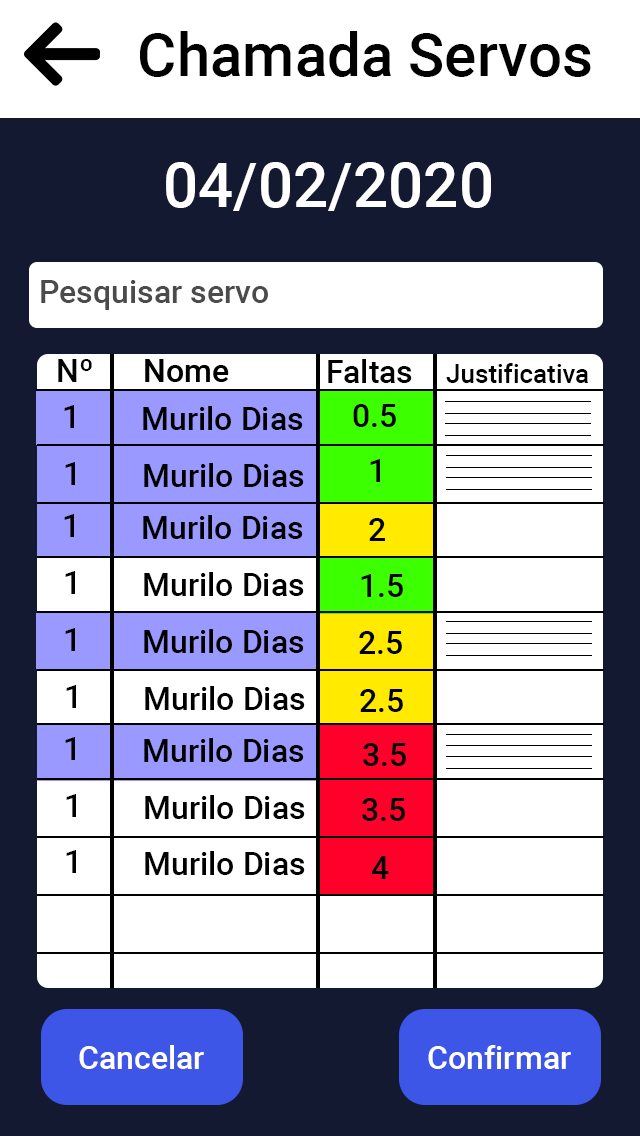
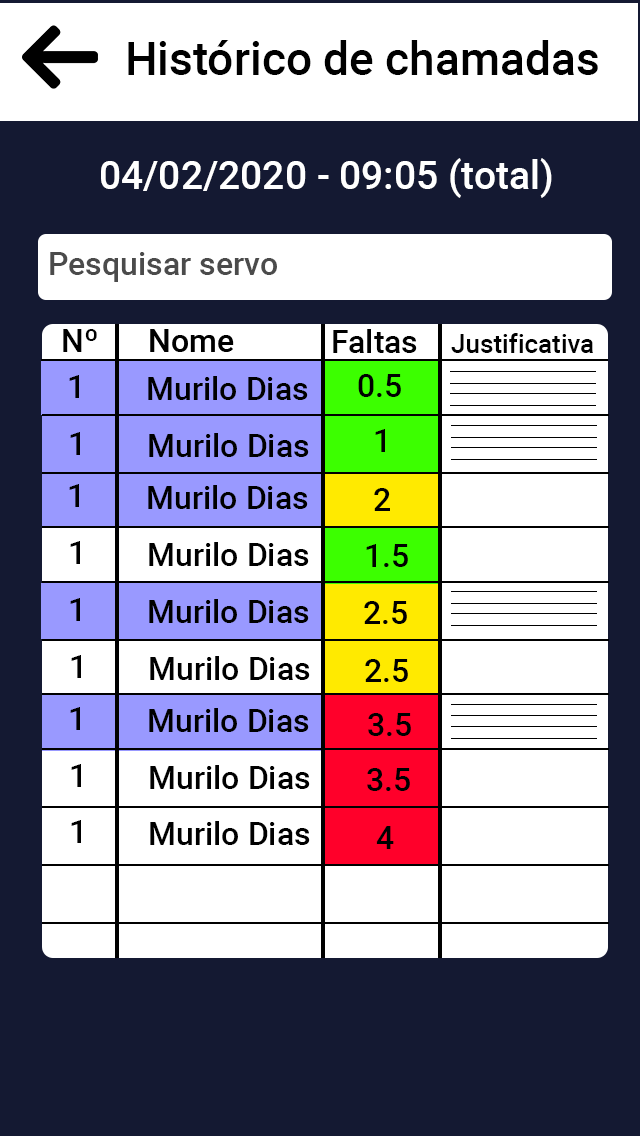
Two versions of the same layered image (640 x 1136). Layer-by-layer changes:
showed group "Tela Histórico específico" (85 layers) over 0, 22, 638, 958
hid group "Tela chamada" (91 layers) over 0, 0, 640, 1105
